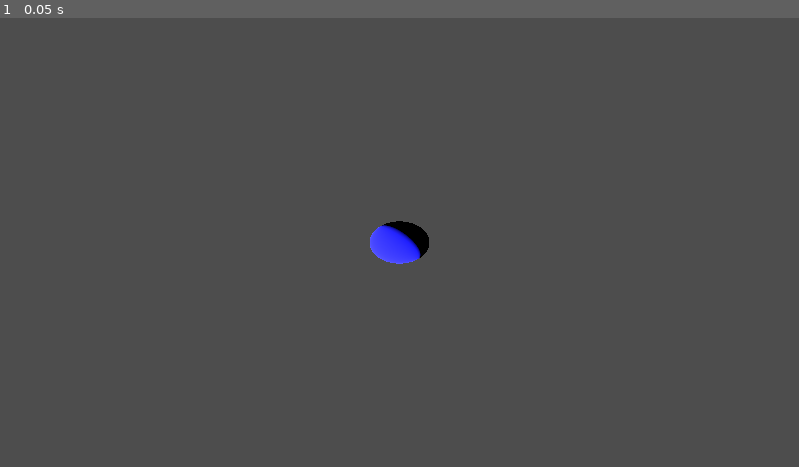
Above: before the commit, frame 1.
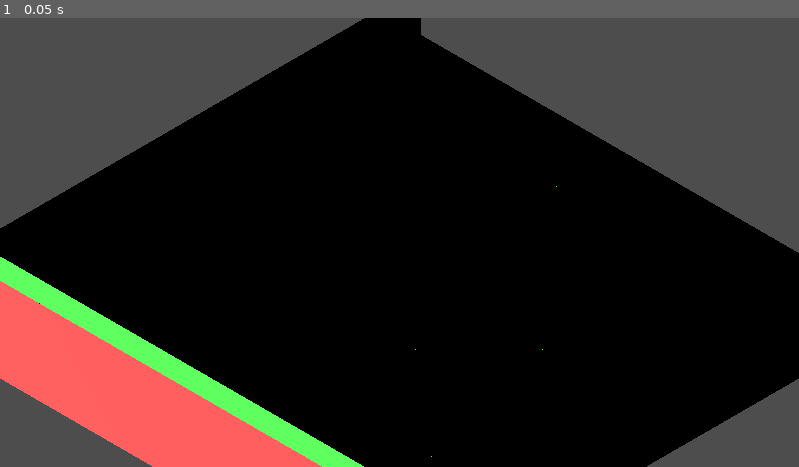
Above: after the commit, the same moment.

Repository: m-ku66/Godot_TRPG
Game: Godot game, scene res://scenes/battle/Battle.tscn
The game is run twice, just before and just after one commit, with the same random seed, the same clock (stepped at 60 frames per second) and the same inputs.
Inputs:
- Up to frame 1 (0.05 s): no input

The runs differ from the first frame. In frame 1, 72% of the frame differs, in the area x 0-100%, y 0-100%.

Commit message:
fixed terrain issues

Diff:
--- a/scenes/battle/Battle.tscn
+++ b/scenes/battle/Battle.tscn
@@ -1,8 +1,9 @@
-[gd_scene load_steps=4 format=3 uid="uid://d3hib1kqriqq"]
+[gd_scene load_steps=5 format=3 uid="uid://d3hib1kqriqq"]
 
 [ext_resource type="Script" uid="uid://c0yhfoquw7i1x" path="res://scripts/systems/CameraController.gd" id="1_g84ej"]
 [ext_resource type="Script" uid="uid://dgi7wikhmspgi" path="res://scripts/systems/Battle.gd" id="1_jnwmo"]
 [ext_resource type="PackedScene" uid="uid://dc7jwwj4bcrtb" path="res://scenes/terrain/Terrain.tscn" id="1_omw3i"]
+[ext_resource type="Script" uid="uid://7otwfqf8samw" path="res://scripts/systems/Terrain.gd" id="4_w6b63"]
 
 [node name="Battle" type="Node3D"]
 script = ExtResource("1_jnwmo")
@@ -18,3 +19,4 @@
 light_energy = 5.687
 
 [node name="Terrain" parent="." instance=ExtResource("1_omw3i")]
+script = ExtResource("4_w6b63")
--- a/scripts/systems/Battle.gd
+++ b/scripts/systems/Battle.gd
@@ -14,13 +14,13 @@
 	camera.size = 15  # Orthogonal size (zoom level)
 
 	 # Add a visible marker at origin
-	var marker = MeshInstance3D.new()
-	var sphere = SphereMesh.new()
-	sphere.radius = 1.0
-	marker.mesh = sphere
-
-	var material = StandardMaterial3D.new()
-	material.albedo_color = Color.BLUE
-	marker.material_override = material
-
-	add_child(marker)
+	#var marker = MeshInstance3D.new()
+	#var sphere = SphereMesh.new()
+	#sphere.radius = 1.0
+	#marker.mesh = sphere
+	#
+	#var material = StandardMaterial3D.new()
+	#material.albedo_color = Color.BLUE
+	#marker.material_override = material
+	#
+	#add_child(marker)
--- a/scripts/systems/CameraController.gd
+++ b/scripts/systems/CameraController.gd
@@ -14,7 +14,7 @@
 
 func _ready():
 	# Set initial position
-	position = Vector3(20, 20, 20)
+	position = Vector3(40, 40, 40)
 
 	# Set target position (where to look at)
 	target_position = Vector3.ZERO
